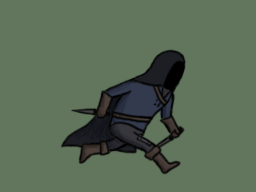
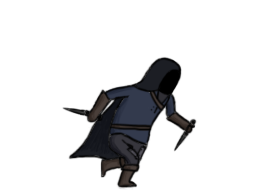
Comparing the layer stacks of the two 256px x 192px images. Changes:
showed "Thief-Outline4" over [61, 56, 198, 190]
hid "Thief-Outline3" over [59, 48, 187, 176]
showed "Thief-Colour-Highlights4" over [76, 85, 193, 188]
hid "Thief-Colour-Highlights3" over [70, 71, 178, 173]
showed "Thief-Colour-Base4" over [68, 57, 195, 189]
hid "Thief-Colour-Base3" over [61, 50, 187, 174]
hid "Background", painted on it over [0, 0, 256, 192]
